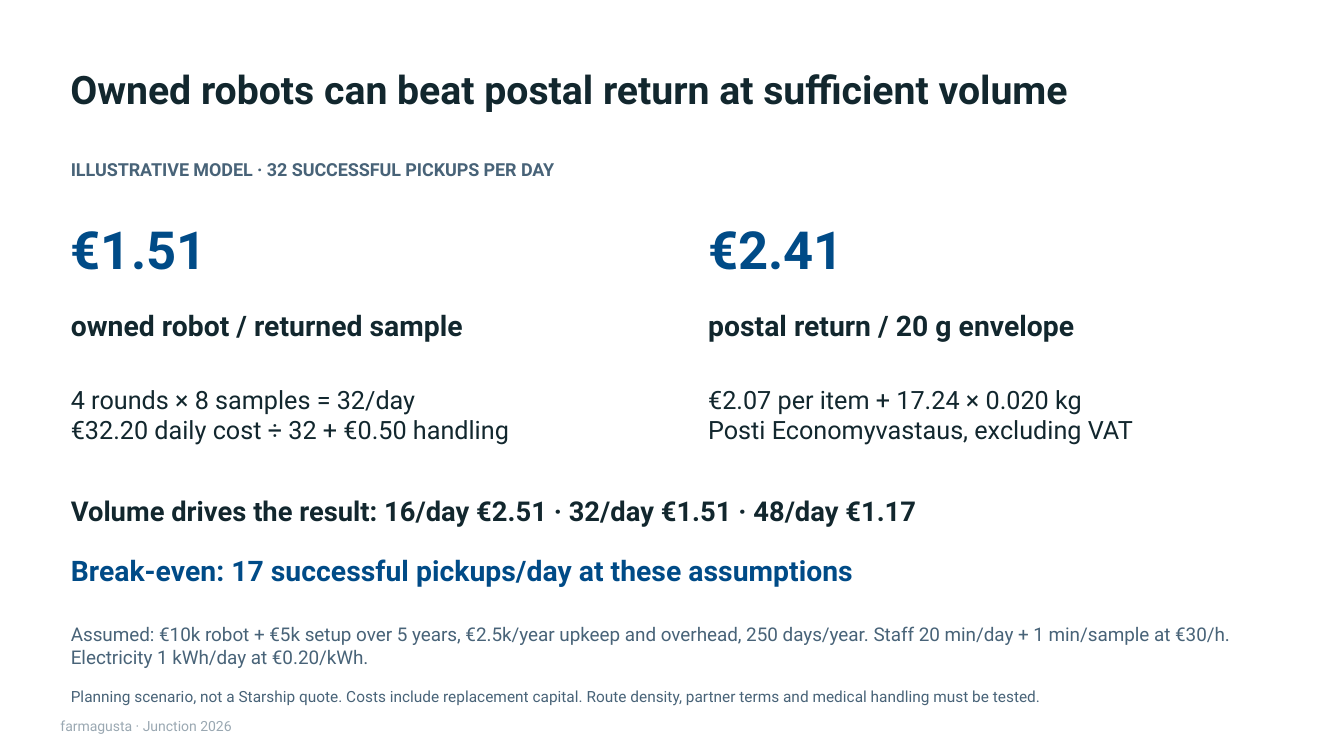
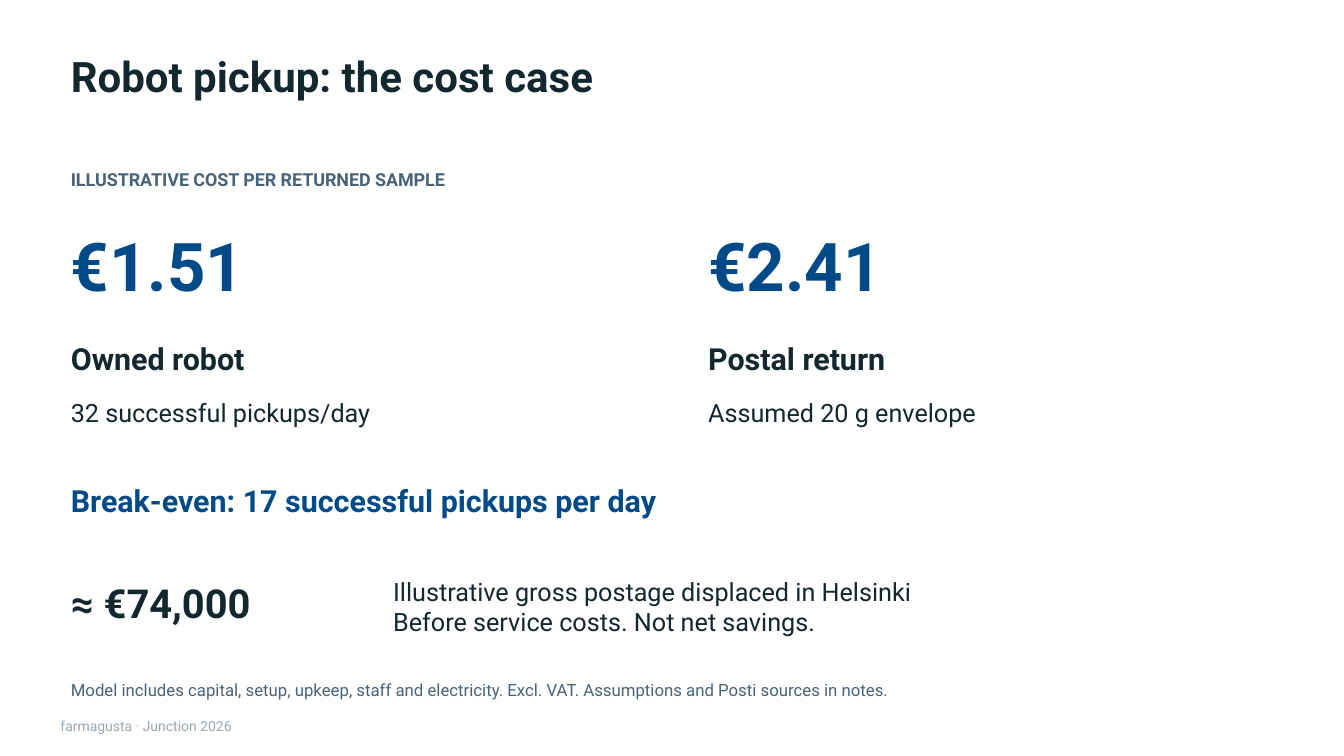
Before and after one commit to rromppanen/junction26, a slide deck: slide 12 of docs/pitch/farmagusta-screening-attendance.pptx. Drawn at 1344x756 pixels with LibreOffice and Linux fonts; fonts in the diff are those of the drawing. Boxes give left, top, right and bottom in pixels: in the first picture for what was removed or moved away, otherwise in the second. Text is boxed around its words. In the diff, an @@ line names an element or a change of style, - is before the commit and + after.

```diff
--- a/docs/pitch/farmagusta-screening-attendance.pptx
+++ b/docs/pitch/farmagusta-screening-attendance.pptx
@@ vertical alignment middle to top in 5 elements at <box>708,403,976,428</box>, <box>71,489,656,519</box>, <box>71,347,244,371</box>, <box>71,403,370,428</box>, <box>71,60,593,101</box> @@
@@ text at <box>71,60,593,101</box>: text changed; size 28 to 30 pt @@
-Owned robots can beat postal return at sufficient volume
+Robot pickup: the cost case
@@ text added at <box>71,173,445,186</box>, 12.8 pt, text #486378, bold @@
+ILLUSTRATIVE COST PER RETURNED SAMPLE
@@ text "€1.51" at <box>71,242,245,292</box>: size 37.5 to 48 pt; vertical alignment middle to top @@
@@ text "€1.51": place and size @@
-text "€1.51" at <box>71,231,207,270</box>
+text "€1.51" at <box>71,242,245,292</box>
@@ text "€2.41": place and size @@
-text "€2.41" at <box>708,231,844,270</box>
+text "€2.41" at <box>708,242,882,292</box>
@@ text "€2.41" at <box>708,242,882,292</box>: size 37.5 to 48 pt; vertical alignment middle to top @@
@@ text at <box>71,347,244,371</box>: text changed; size 20.2 to 21.8 pt @@
-owned robot / returned sample
+Owned robot
@@ text added at <box>708,347,886,371</box>, 21.8 pt, text #12272E, bold @@
+Postal return
@@ text at <box>71,403,370,428</box>: text changed; size 12.8 to 18 pt; text colour #486378 to #12272E; bold off @@
-ILLUSTRATIVE MODEL · 32 SUCCESSFUL PICKUPS PER DAY
+32 successful pickups/day
@@ text removed at <box>71,390,509,445</box> @@
-4 rounds × 8 samples = 32/day
-€32.20 daily cost ÷ 32 + €0.50 handling
@@ text at <box>708,403,976,428</box>: text changed; size 20.2 to 18 pt; bold off @@
-postal return / 20 g envelope
+Assumed 20 g envelope
@@ text removed at <box>708,390,1133,445</box> @@
-€2.07 per item + 17.24 × 0.020 kg
-Posti Economyvastaus, excluding VAT
@@ text at <box>71,489,656,519</box>: text changed; size 20.2 to 21.8 pt @@
-Break-even: 17 successful pickups/day at these assumptions
+Break-even: 17 successful pickups per day
@@ text removed at <box>71,500,916,527</box> @@
-Volume drives the result: 16/day €2.51 · 32/day €1.51 · 48/day €1.17
@@ text added at <box>104,589,251,625</box>, 28.5 pt, text #12272E, bold @@
+≈ €74,000
@@ text added at <box>393,582,911,637</box>, 18 pt, text #12272E @@
+Illustrative gross postage displaced in Helsinki
+Before service costs. Not net savings.
@@ text removed at <box>71,626,1230,668</box> @@
-Assumed: €10k robot + €5k setup over 5 years, €2.5k/year upkeep and overhead, 250 days/year. Staff 20 min/day + 1 min/sample at €30/h. Electricity 1 kWh/day at €0.20/kWh.
@@ text added at <box>71,683,888,700</box>, 12 pt, text #486378 @@
+Model includes capital, setup, upkeep, staff and electricity. Excl. VAT. Assumptions and Posti sources in notes.
@@ text removed at <box>71,690,1040,705</box> @@
-Planning scenario, not a Starship quote. Costs include replacement capital. Route density, partner terms and medical handling must be tested.
```
Also in this commit, not shown: 1 slide removed.
